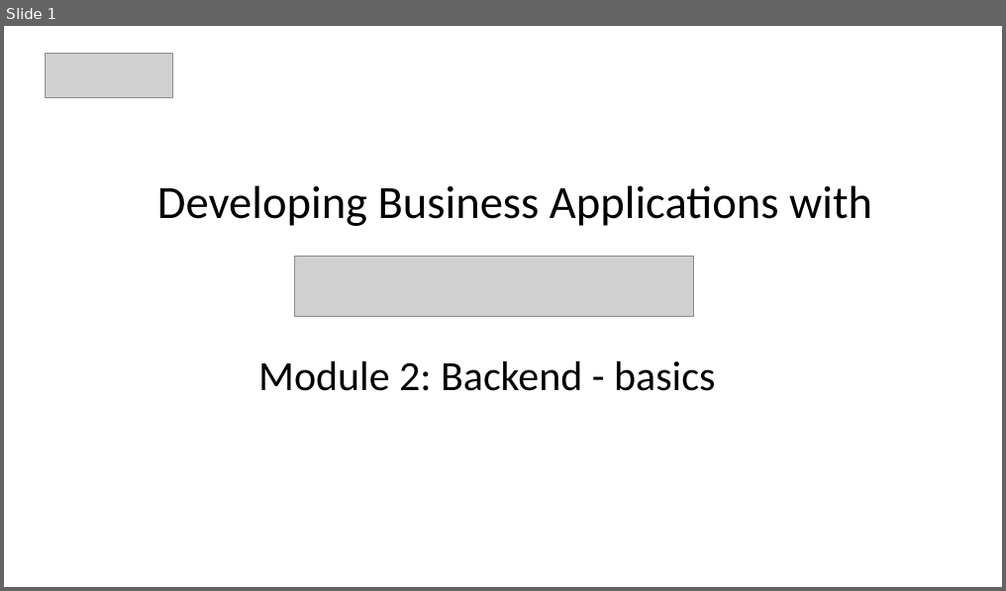
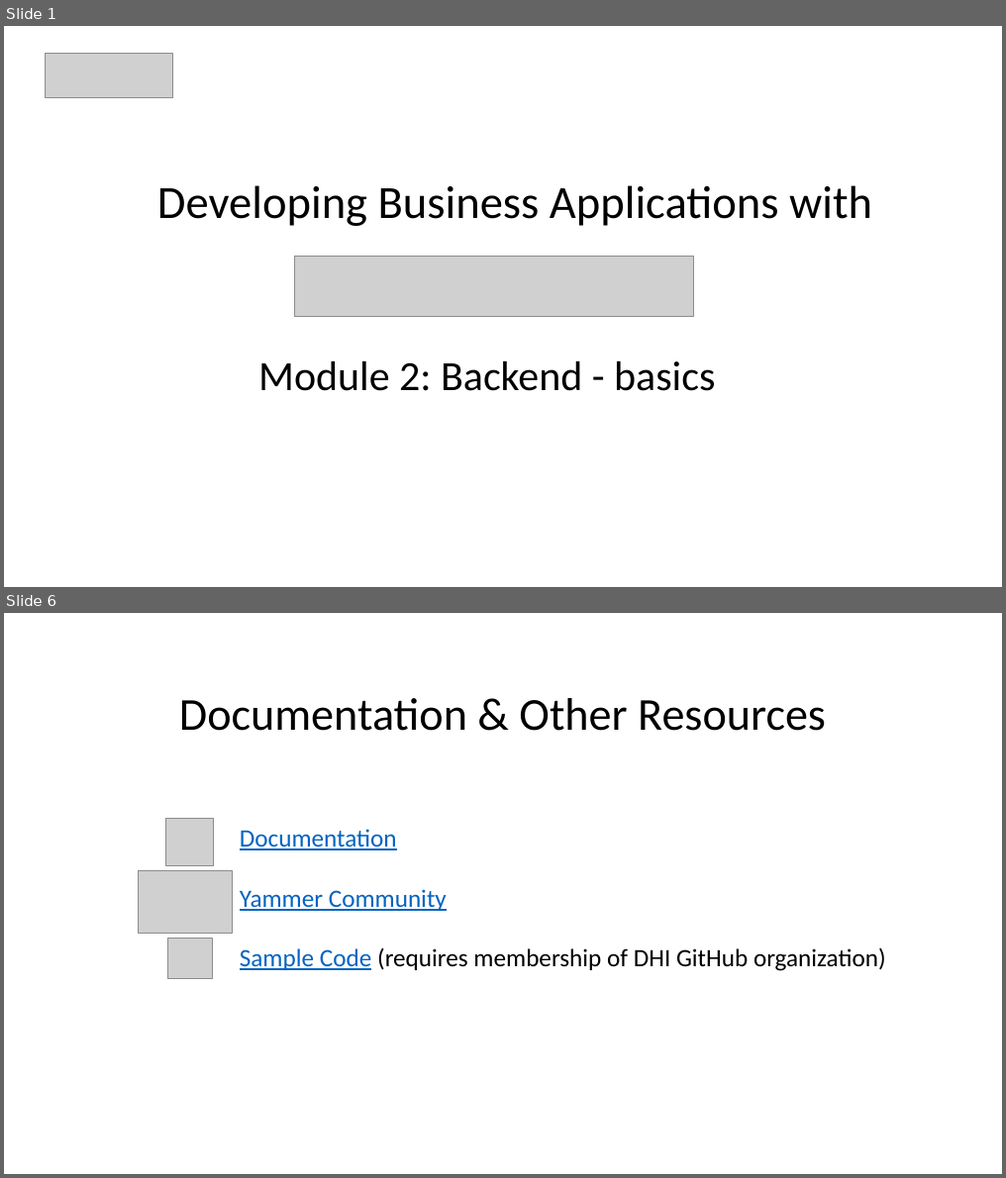
Before and after one commit to DHI/DomainServicesCourse, a slide deck: Presentations/DS-course-2-backend-basics.pptx. Shown one above the other, each under a label of ours: slide 1 before the commit, slides 1 and 6 after it; the slides between them are not shown. The pictures are 1006x591 and 1006x1178 pixels, drawn with LibreOffice and Linux fonts; fonts in the diff are those of the drawing; grey boxes stand for pictures. Boxes give left, top, right and bottom in pixels: in the first picture for what was removed or moved away, otherwise in the second. Text is boxed around its words. In the diff, an @@ line names an element or a change of style, - is before the commit and + after.

```diff
--- a/Presentations/DS-course-2-backend-basics.pptx
+++ b/Presentations/DS-course-2-backend-basics.pptx
@@ slide 6 added at (x1=4, y1=613, x2=1002, y2=1174), background #FFFFFF @@
@@ text added at (x1=179, y1=698, x2=826, y2=731), 44 pt, text #000000 @@
+Documentation & Other Resources
@@ picture added at (x1=166, y1=819, x2=214, y2=866) @@
@@ text added at (x1=240, y1=829, x2=886, y2=971), 24 pt, text #000000 @@
+Documentation
+Yammer Community
+Sample Code (requires membership of DHI GitHub organization)
@@ picture added at (x1=138, y1=870, x2=233, y2=934) @@
@@ picture added at (x1=167, y1=939, x2=211, y2=979) @@
```
Also in this commit, not shown: 26 slides changed, 12 other slides added, 4 slides removed, 1 other file.
